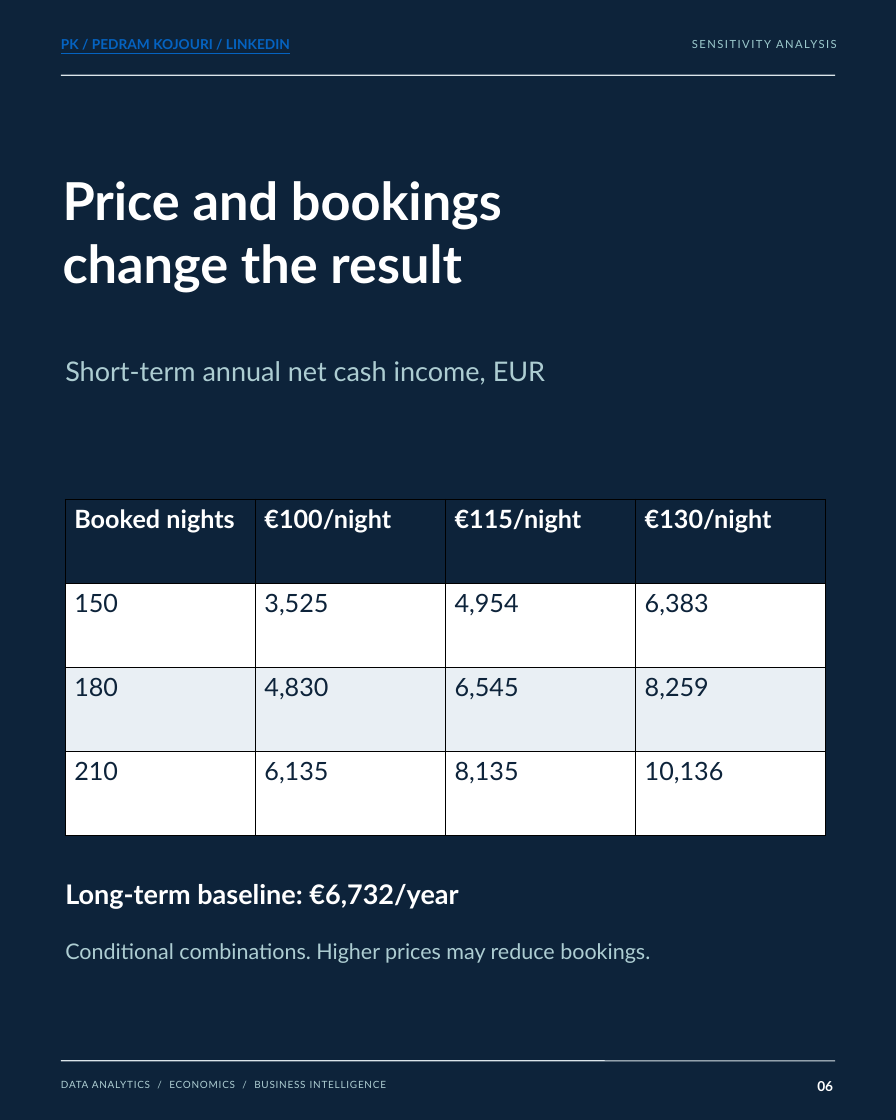
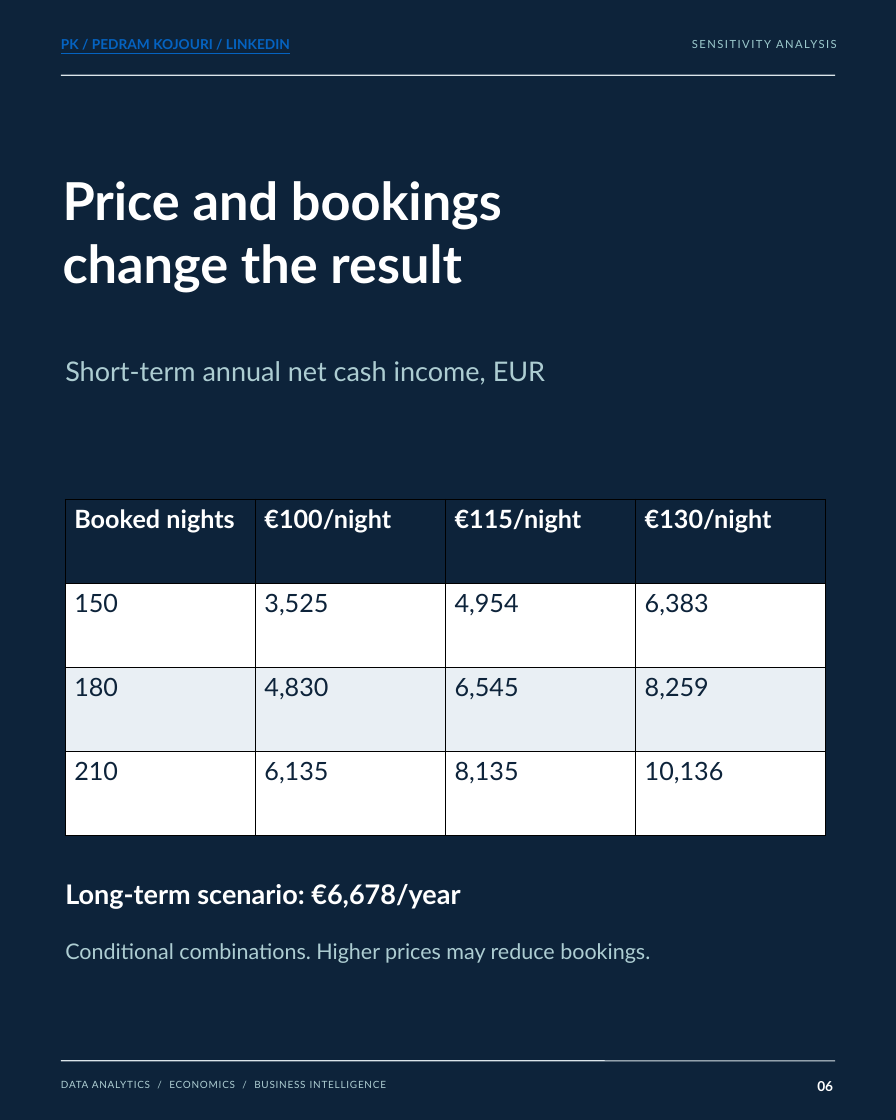
Before and after one commit to pedramkj/bergamo-rental-strategy-analysis, a slide deck: slide 6 of publication/Bergamo_LinkedIn_Carousel_EN_Final.pptx. Drawn at 896x1120 pixels with LibreOffice and Linux fonts; fonts in the diff are those of the drawing. Boxes give left, top, right and bottom in pixels: in the first picture for what was removed or moved away, otherwise in the second. Text is boxed around its words. In the diff, an @@ line names an element or a change of style, - is before the commit and + after.

```diff
--- a/publication/Bergamo_LinkedIn_Carousel_EN_Final.pptx
+++ b/publication/Bergamo_LinkedIn_Carousel_EN_Final.pptx
@@ text at <box>65,884,460,909</box>: text changed @@
-Long-term baseline: €6,732/year
+Long-term scenario: €6,678/year
```
Also in this commit, not shown: 4 other slides changed, 39 other files.
